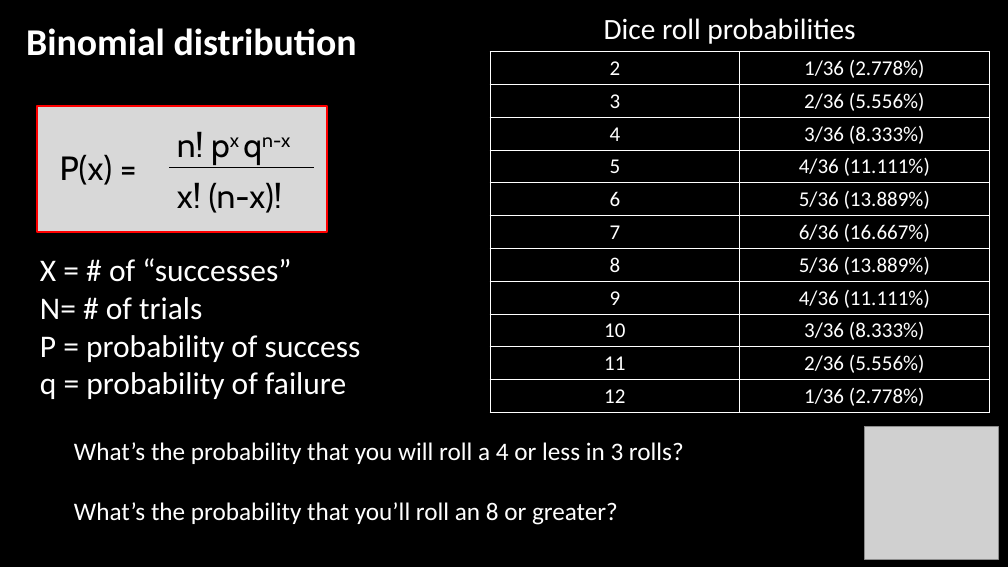
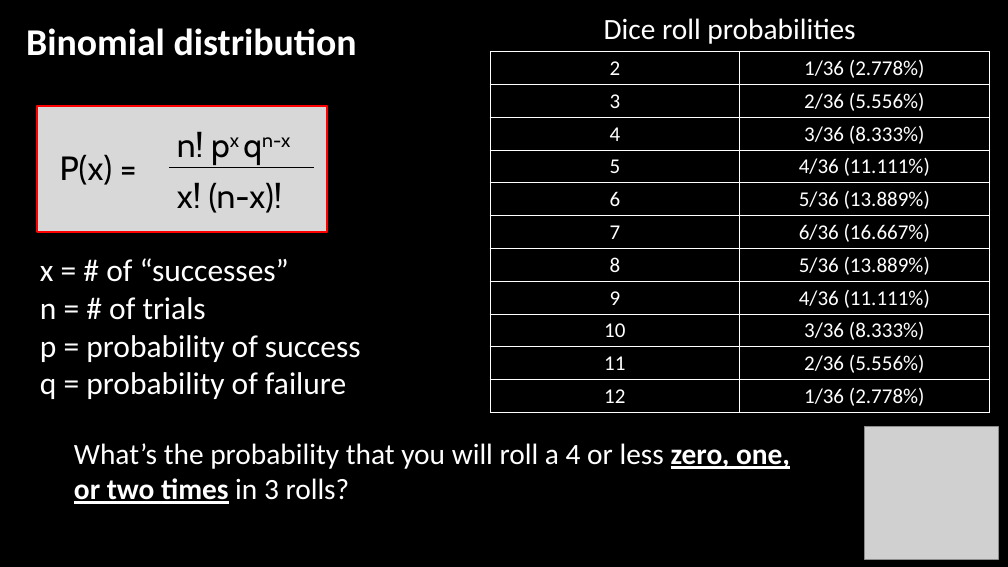
Before and after one commit to jshannon75/geog4300, a slide deck: slide 9 of in_class_slides/geog4300_W06-1 Probability and ZT scores.pptx (slide 8 before the commit). Drawn at 1008x567 pixels with LibreOffice and Linux fonts; fonts in the diff are those of the drawing; grey boxes stand for pictures; background and template pictures are left out. Boxes give left, top, right and bottom in pixels: in the first picture for what was removed or moved away, otherwise in the second. Text is boxed around its words. In the diff, an @@ line names an element or a change of style, - is before the commit and + after.

```diff
--- a/in_class_slides/geog4300_W06-1 Probability and ZT scores.pptx
+++ b/in_class_slides/geog4300_W06-1 Probability and ZT scores.pptx
@@ text at [40, 258, 361, 362]: text changed @@
-X = # of “successes”
-N= # of trials
-P = probability of success
+x = # of “successes”
+n = # of trials
+p = probability of success
@@ text at [74, 443, 790, 504]: text changed; size 24 to 28 pt @@
-What’s the probability that you will roll a 4 or less in 3 rolls?
-What’s the probability that you’ll roll an 8 or greater?
+What’s the probability that you will roll a 4 or less zero, one, or two times in 3 rolls?
```
Also in this commit, not shown: 1 slide added, 2 slides removed.
